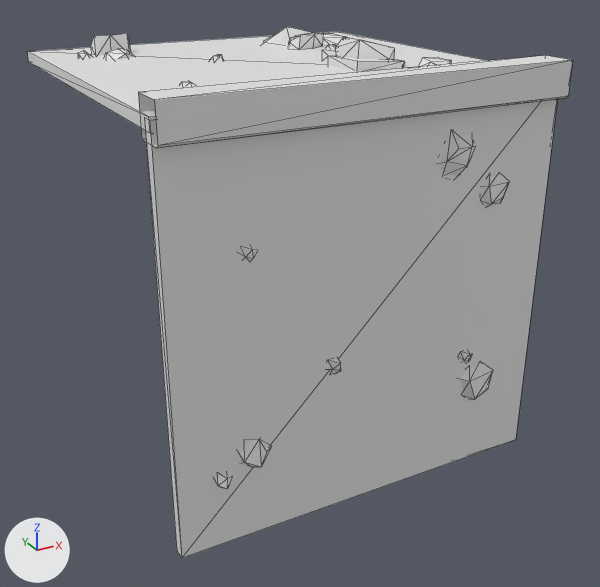
Before and after pictures for a commit that changed the glTF model public/models/edge_01.glb.
Before and after are seen from a 50 mm lens placed at (-0.986, -1.949, 0.816), pointed at (0.032, -0.098, -0.109). The lights are fixed; the arrows at lower left show +X, +Y and +Z. Mesh edges are drawn as thin lines. Vertices at the same position are counted once.

Names of what the first picture shows: 'floor_dirt_large_rocky.007'.
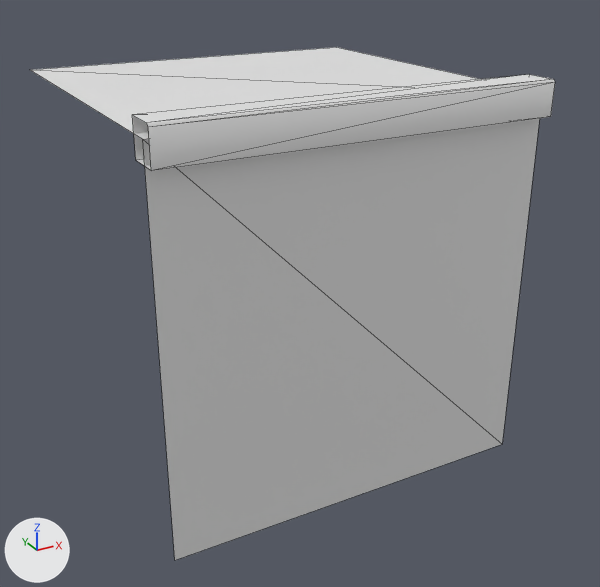
The edits, one by one:
me_cube_014 is used by ob_floor_dirt_large_rocky_007; location (0.0, 0.0, 0.0).
me_cube_014 had 252 vertices, 304 faces and spanned x -0.5..0.5, y -0.537..0.5, z -0.5..0.573.
me_cube_014 now has 18 vertices, 14 faces and spans x -0.5..0.5, y -0.491..0.5, z -0.545..0.491.
me_cube_014 part 1: the loose piece of 10 vertices spanning x -0.5..0.5, y -0.537..-0.45, z 0.454..0.541 is rebuilt with 10 vertices and now spans x -0.5..0.5, y -0.491..-0.404, z 0.404..0.491.
me_cube_014 part 2: the loose piece of 8 vertices spanning x -0.5..0.5, y -0.5..0.5, z 0.475..0.505 is rebuilt with 4 vertices and now spans x -0.5..0.5, y -0.455..0.5, z 0.455.
me_cube_014 part 3: the loose piece of 8 vertices spanning x -0.5..0.5, y -0.505..-0.475, z -0.5..0.5 is rebuilt with 4 vertices and now spans x -0.5..0.5, y -0.455, z -0.545..0.455.
me_cube_014 part 4: 21 loose pieces with 226 vertices, spanning x -0.411..0.376, y -0.527..0.42, z -0.344..0.573, are deleted.

Pixel boxes (x1, y1, x2, y2) of what changed, in the pictures (600 x 587 px):
'floor_dirt_large_rocky.007', reshaped: before (27, 27, 573, 558); after (31, 47, 555, 560)
part 1 of me_cube_014, rebuilt: before (138, 55, 573, 148); after (132, 74, 555, 171)
part 2 of me_cube_014, rebuilt (6% shorter): before (27, 32, 488, 130); after (31, 47, 479, 139)
part 3 of me_cube_014, rebuilt: before (144, 100, 557, 558); after (143, 118, 540, 560)
part 4 of me_cube_014, deleted: before (78, 27, 509, 489)
